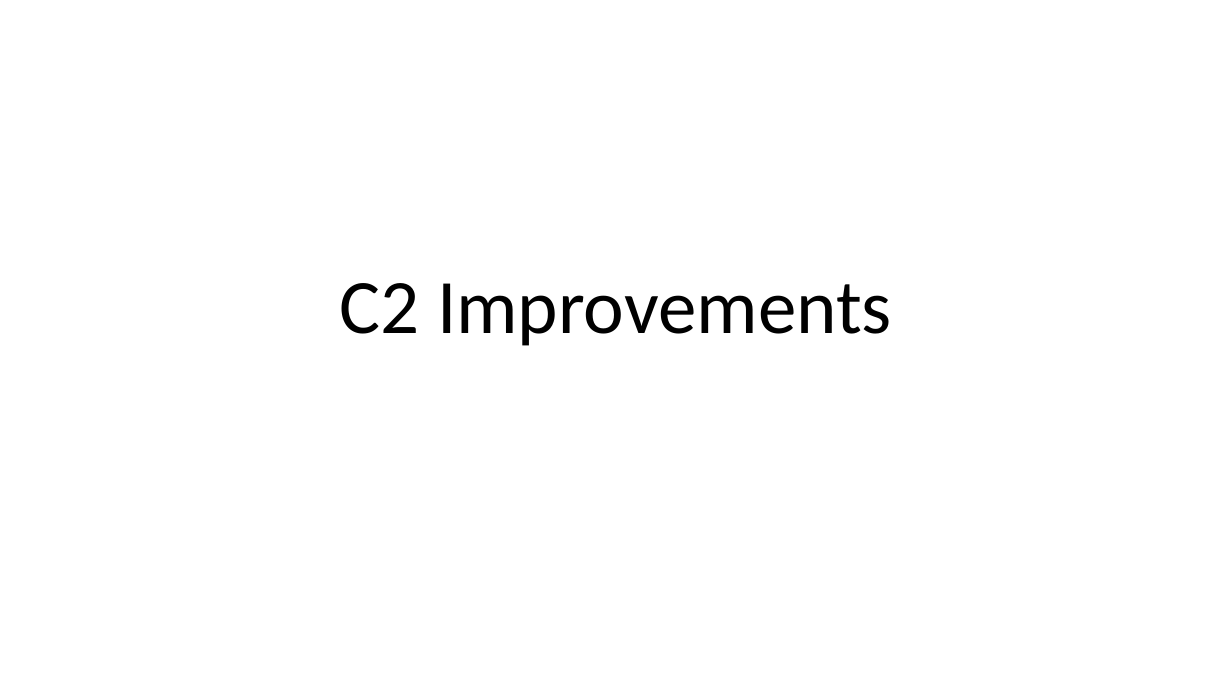
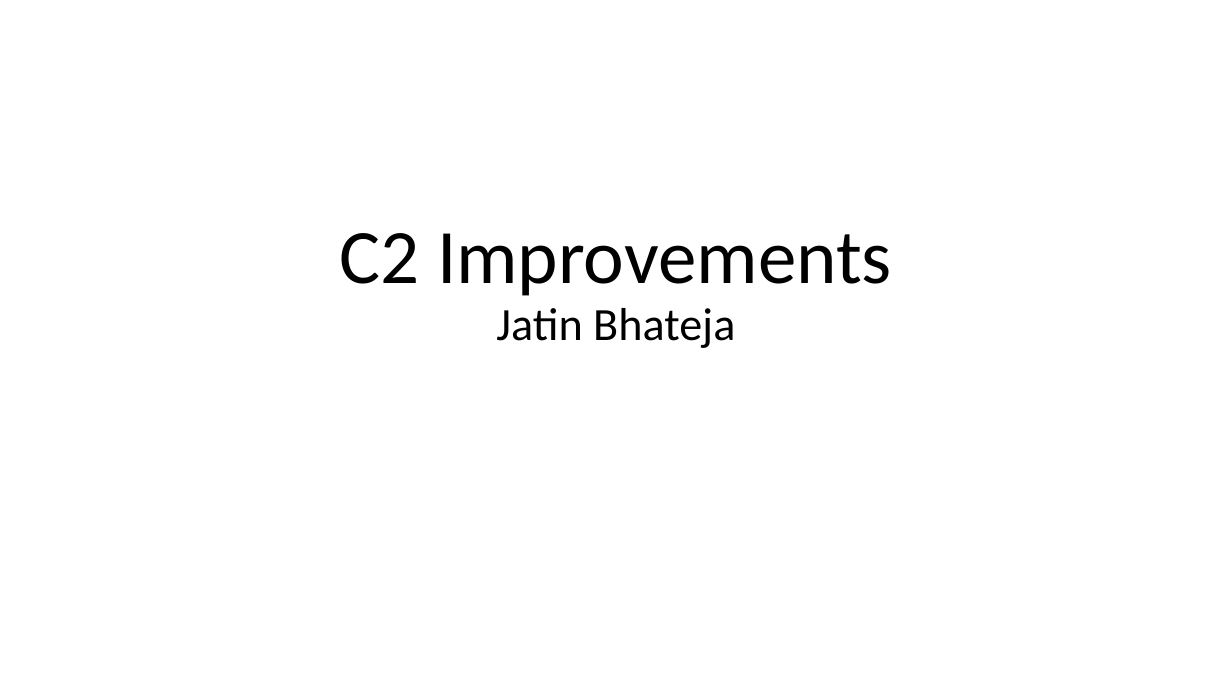
Before and after one commit to jatin-bhateja/external_staging, a slide deck: slide 1 of Docs/EA-Improvements/C2 Improvments.pptx. Drawn at 1232x693 pixels with LibreOffice and Linux fonts; fonts in the diff are those of the drawing. Boxes give left, top, right and bottom in pixels: in the first picture for what was removed or moved away, otherwise in the second. Text is boxed around its words. In the diff, an @@ line names an element or a change of style, - is before the commit and + after.

```diff
--- a/Docs/EA-Improvements/C2 Improvments.pptx
+++ b/Docs/EA-Improvements/C2 Improvments.pptx
@@ title at [340,233,892,348]: text changed @@
-C2 Improvements
+C2 Improvements
+Jatin Bhateja
```
